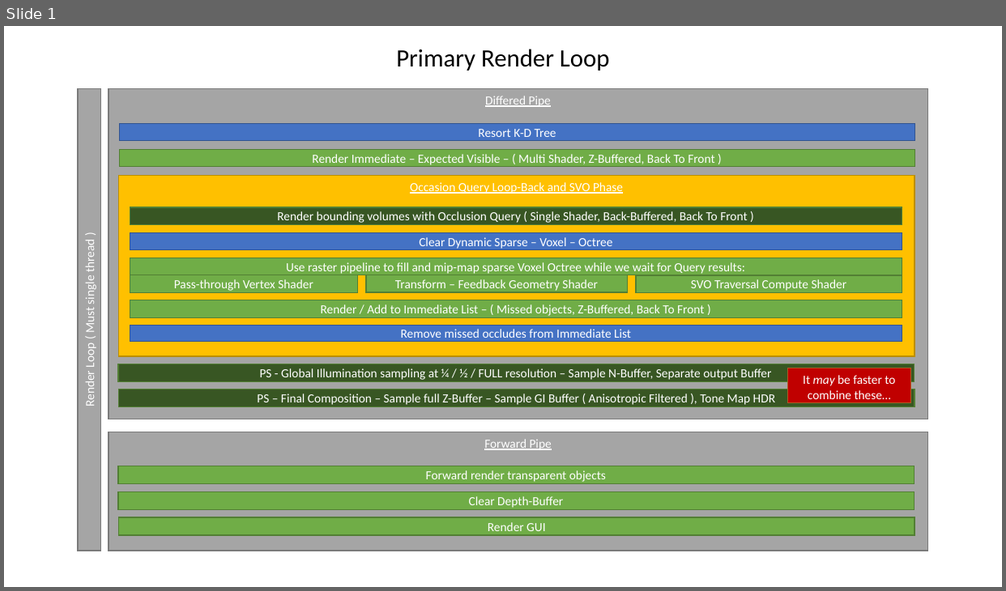
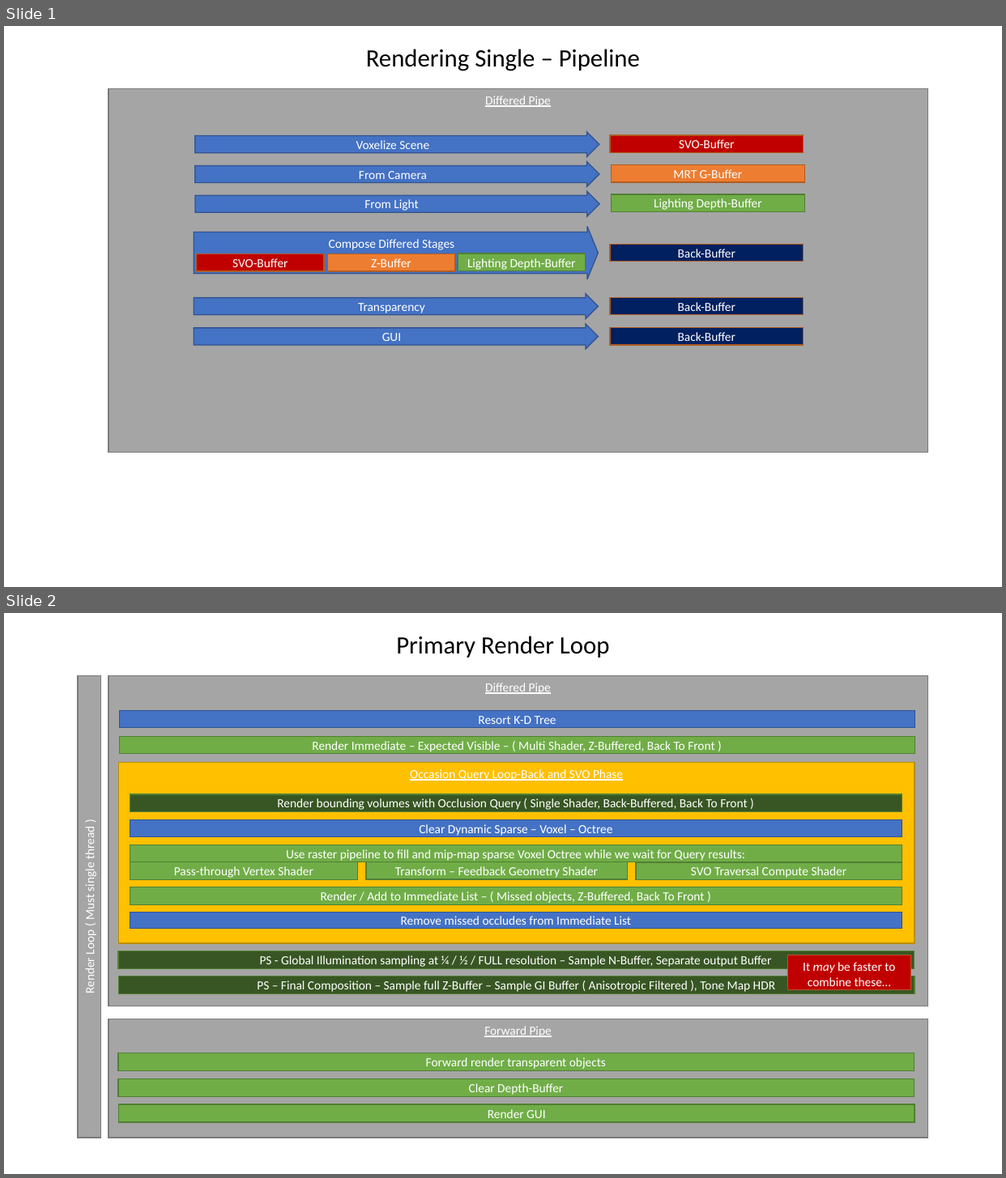
Before and after one commit to AThilenius/VoxelCraft, a slide deck: Docs/Rendering Loop.pptx. Shown one above the other, each under a label of ours: slide 1 before the commit, slides 1 and 2 after it. The pictures are 1006x591 and 1006x1178 pixels, drawn with LibreOffice and Linux fonts; fonts in the diff are those of the drawing. Boxes give left, top, right and bottom in pixels: in the first picture for what was removed or moved away, otherwise in the second. Text is boxed around its words. In the diff, an @@ line names an element or a change of style, - is before the commit and + after.

```diff
--- a/Docs/Rendering Loop.pptx
+++ b/Docs/Rendering Loop.pptx
@@ slide 1 added at [4, 26, 1002, 587], background #FFFFFF @@
@@ text added at [366, 49, 640, 71], 24 pt, text #000000 @@
+Rendering Single – Pipeline
@@ rectangle added at [108, 89, 928, 453], fill #A5A5A5, outline #7A7A7A 1 pt, 12 pt, text #FFFFFF, underline @@
+Differed Pipe
@@ right arrow added at [195, 131, 599, 157], fill #4472C4, outline #325491 1 pt, 12 pt, text #FFFFFF @@
+Voxelize Scene
@@ rectangle added at [611, 135, 803, 152], fill #C00000, outline #AF5C24 1 pt, 12 pt, text #FFFFFF @@
+SVO-Buffer
@@ right arrow added at [195, 161, 599, 187], fill #4472C4, outline #325491 1 pt, 12 pt, text #FFFFFF @@
+From Camera
@@ rectangle added at [612, 165, 804, 182], fill #ED7D31, outline #AF5C24 1 pt, 12 pt, text #FFFFFF @@
+MRT G-Buffer
@@ right arrow added at [196, 191, 600, 217], fill #4472C4, outline #325491 1 pt, 12 pt, text #FFFFFF @@
+From Light
@@ rectangle added at [612, 194, 805, 211], fill #70AD47, outline #538035 1 pt, 12 pt, text #FFFFFF @@
+Lighting Depth-Buffer
@@ right arrow added at [194, 227, 598, 280], fill #4472C4, outline #325491 1 pt, 12 pt, text #FFFFFF @@
+Compose Differed Stages
@@ rectangle added at [611, 244, 803, 261], fill #002060, outline #AF5C24 1 pt, 12 pt, text #FFFFFF @@
+Back-Buffer
@@ rectangle added at [197, 254, 325, 271], fill #C00000, outline #AF5C24 1 pt, 12 pt, text #FFFFFF @@
+SVO-Buffer
@@ rectangle added at [327, 254, 455, 271], fill #ED7D31, outline #AF5C24 1 pt, 12 pt, text #FFFFFF @@
+Z-Buffer
@@ rectangle added at [458, 254, 586, 271], fill #70AD47, outline #538035 1 pt, 12 pt, text #FFFFFF @@
+Lighting Depth-Buffer
@@ right arrow added at [194, 294, 598, 319], fill #4472C4, outline #325491 1 pt, 12 pt, text #FFFFFF @@
+Transparency
@@ rectangle added at [611, 297, 803, 315], fill #002060, outline #AF5C24 1 pt, 12 pt, text #FFFFFF @@
+Back-Buffer
@@ right arrow added at [194, 324, 598, 349], fill #4472C4, outline #325491 1 pt, 12 pt, text #FFFFFF @@
+GUI
@@ rectangle added at [611, 327, 803, 345], fill #002060, outline #AF5C24 1 pt, 12 pt, text #FFFFFF @@
+Back-Buffer
@@ what was slide 1 is now slide 2 @@
```
Also in this commit, not shown: 46 other files.
